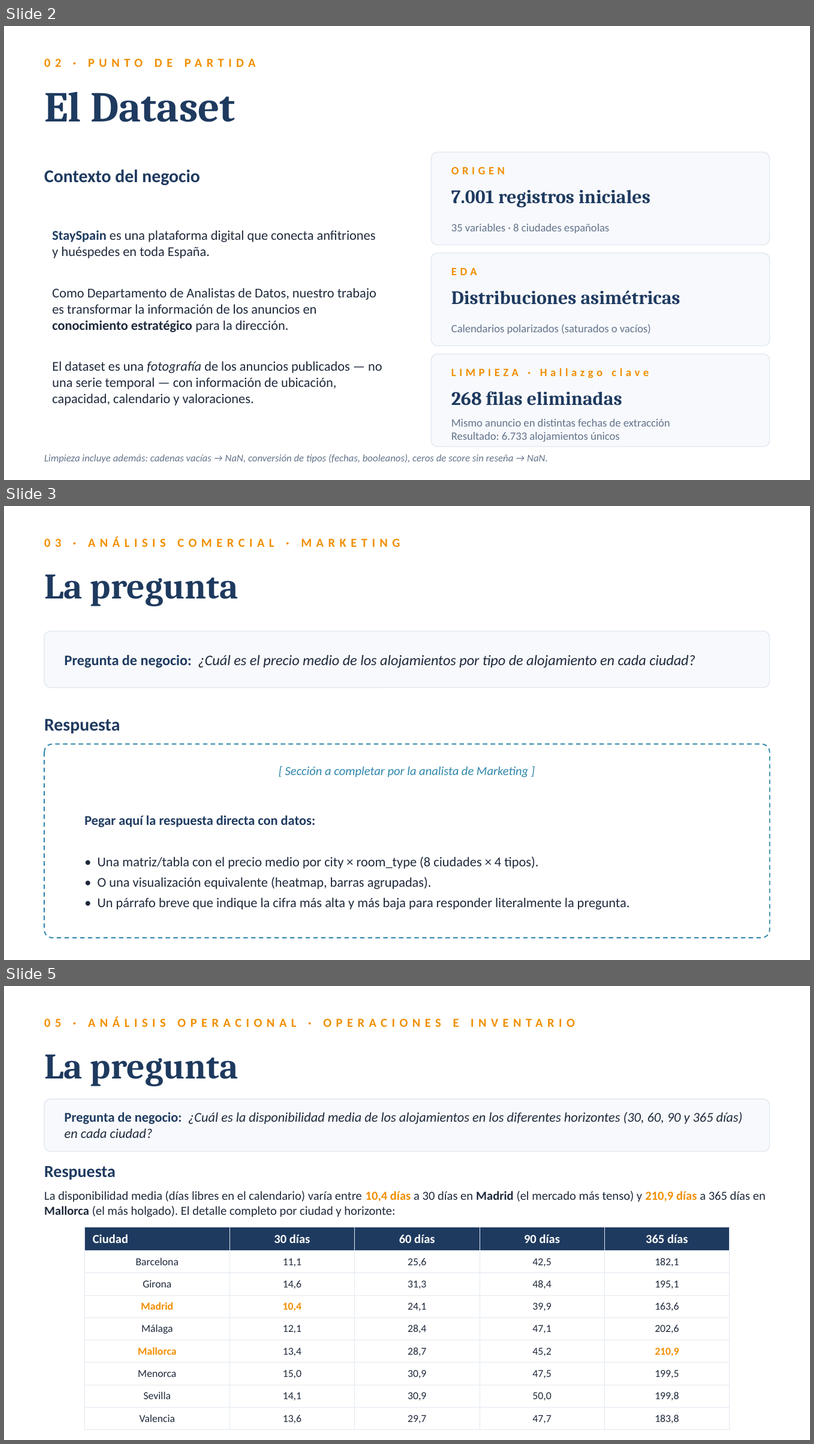
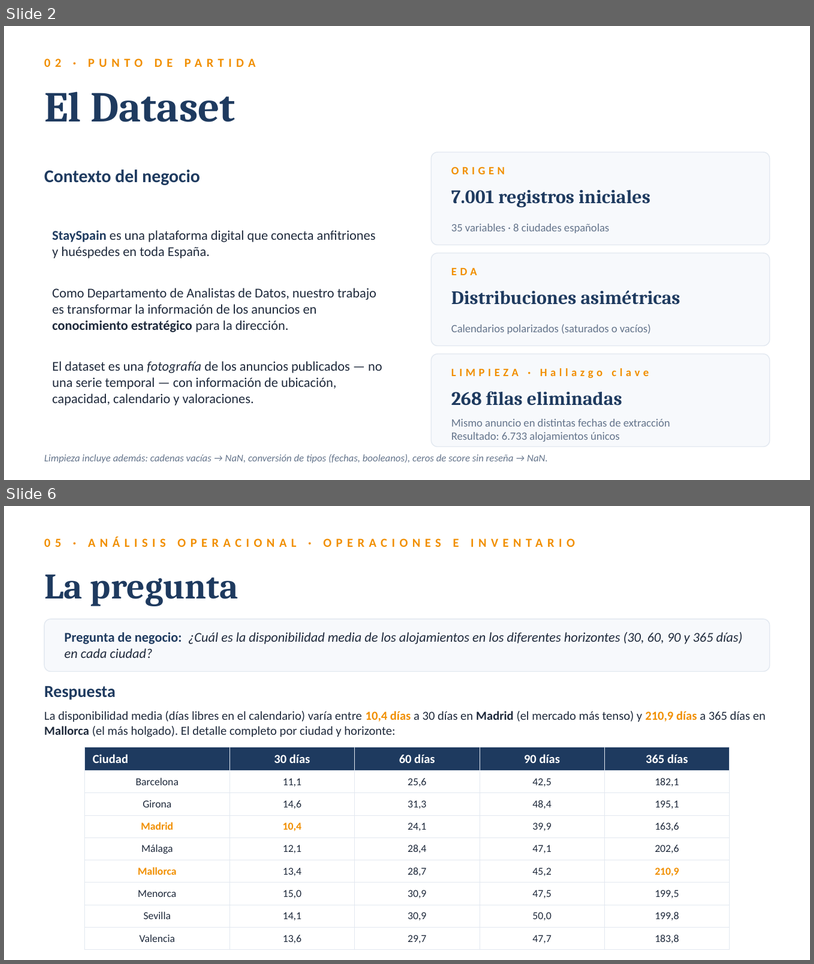
Before and after one commit to ITACADEMYprojectes/ProjecteData, a slide deck: Equip_29/Results/2026_06__01_StaySpain_Presentacion.pptx. Shown one above the other, each under a label of ours: slides 2, 3 and 5 before the commit, slides 2 and 6 after it; the slides between them are not shown. The pictures are 814x1444 and 814x964 pixels, drawn with LibreOffice and Linux fonts; fonts in the diff are those of the drawing. Boxes give left, top, right and bottom in pixels: in the first picture for what was removed or moved away, otherwise in the second. Text is boxed around its words. In the diff, an @@ line names an element or a change of style, - is before the commit and + after.

```diff
--- a/Equip_29/Results/2026_06__01_StaySpain_Presentacion.pptx
+++ b/Equip_29/Results/2026_06__01_StaySpain_Presentacion.pptx
@@ slide 3 removed at (4,506,810,960), background #FFFFFF @@
@@ text removed at (44,537,400,547) @@
-03 · ANÁLISIS COMERCIAL · MARKETING
@@ text removed at (44,574,239,606) @@
-La pregunta
@@ rounded rectangle removed at (44,631,770,687) @@
@@ text removed at (65,655,696,667) @@
-Pregunta de negocio: ¿Cuál es el precio medio de los alojamientos por tipo de alojamiento en cada ciudad?
@@ text removed at (44,718,120,733) @@
-Respuesta
@@ rounded rectangle removed at (44,744,770,937) @@
@@ text removed at (285,766,528,777) @@
-[ Sección a completar por la analista de Marketing ]
@@ text removed at (84,815,630,909) @@
-Pegar aquí la respuesta directa con datos:
-• Una matriz/tabla con el precio medio por city × room_type (8 ciudades × 4 tipos).
-• O una visualización equivalente (heatmap, barras agrupadas).
-• Un párrafo breve que indique la cifra más alta y más baja para responder literalmente la pregunta.
@@ what was slide 5 is now slide 6 @@
```
Also in this commit, not shown: 1 slide changed, 3 slides added, 1 other slide removed.
